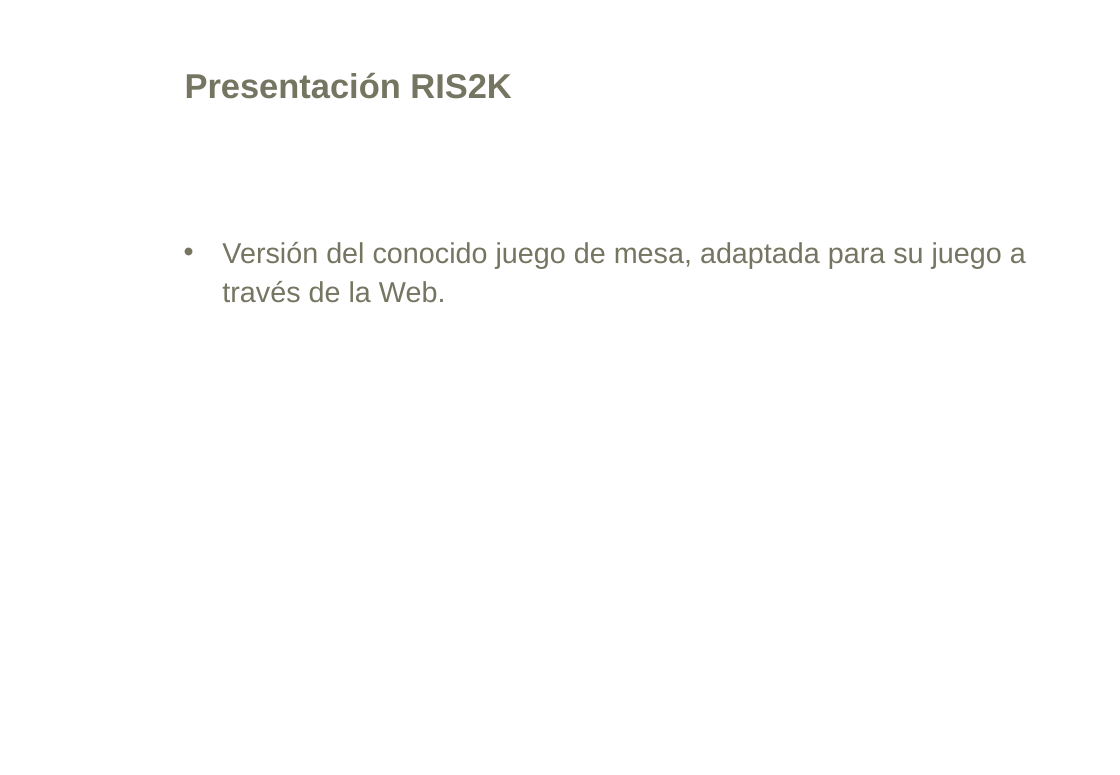
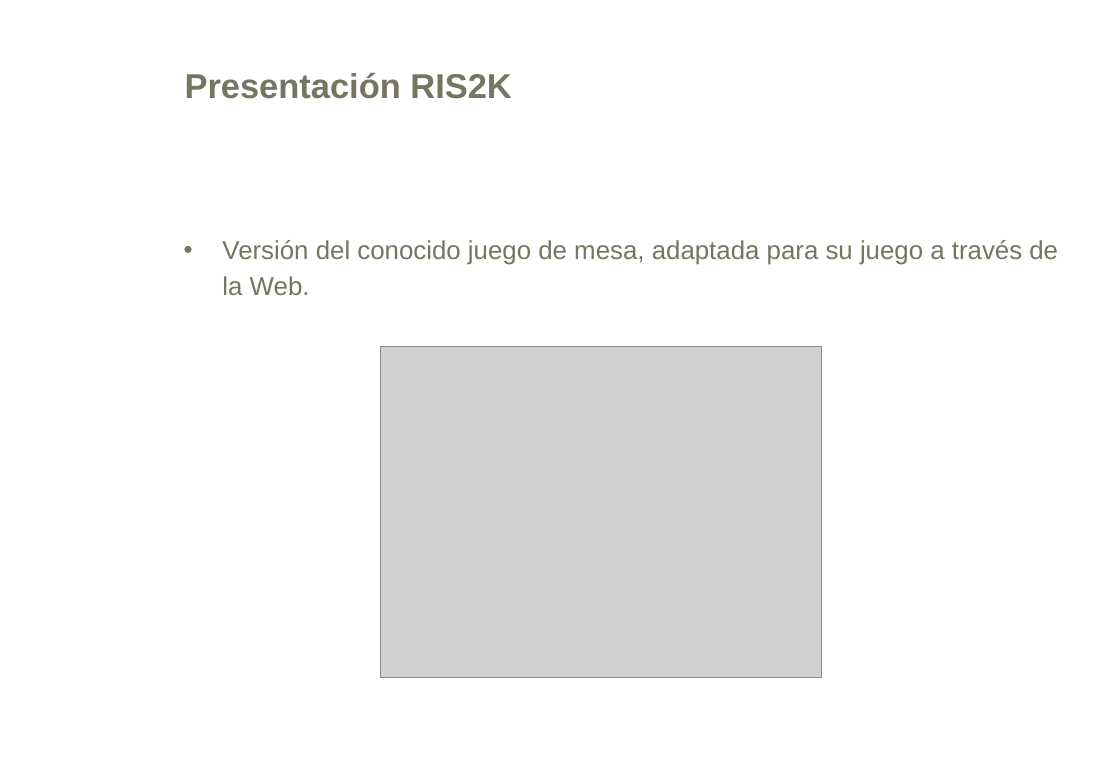
Before and after one commit to Betisman/ris2k, a slide deck: slide 3 of ris2k/doc/presentacion.ppt. Drawn at 1120x775 pixels with LibreOffice and Linux fonts; fonts in the diff are those of the drawing; grey boxes stand for pictures; background and template pictures are left out. Boxes give left, top, right and bottom in pixels: in the first picture for what was removed or moved away, otherwise in the second. Text is boxed around its words. In the diff, an @@ line names an element or a change of style, - is before the commit and + after.

```diff
--- a/ris2k/doc/presentacion.ppt
+++ b/ris2k/doc/presentacion.ppt
@@ text "Versión del conocido juego de ..." at (x1=222, y1=240, x2=1058, y2=295): size 20 to 18 pt @@
@@ picture added at (x1=380, y1=347, x2=820, y2=678) @@
```
Also in this commit, not shown: 6 other slides changed, 1 slide added.
